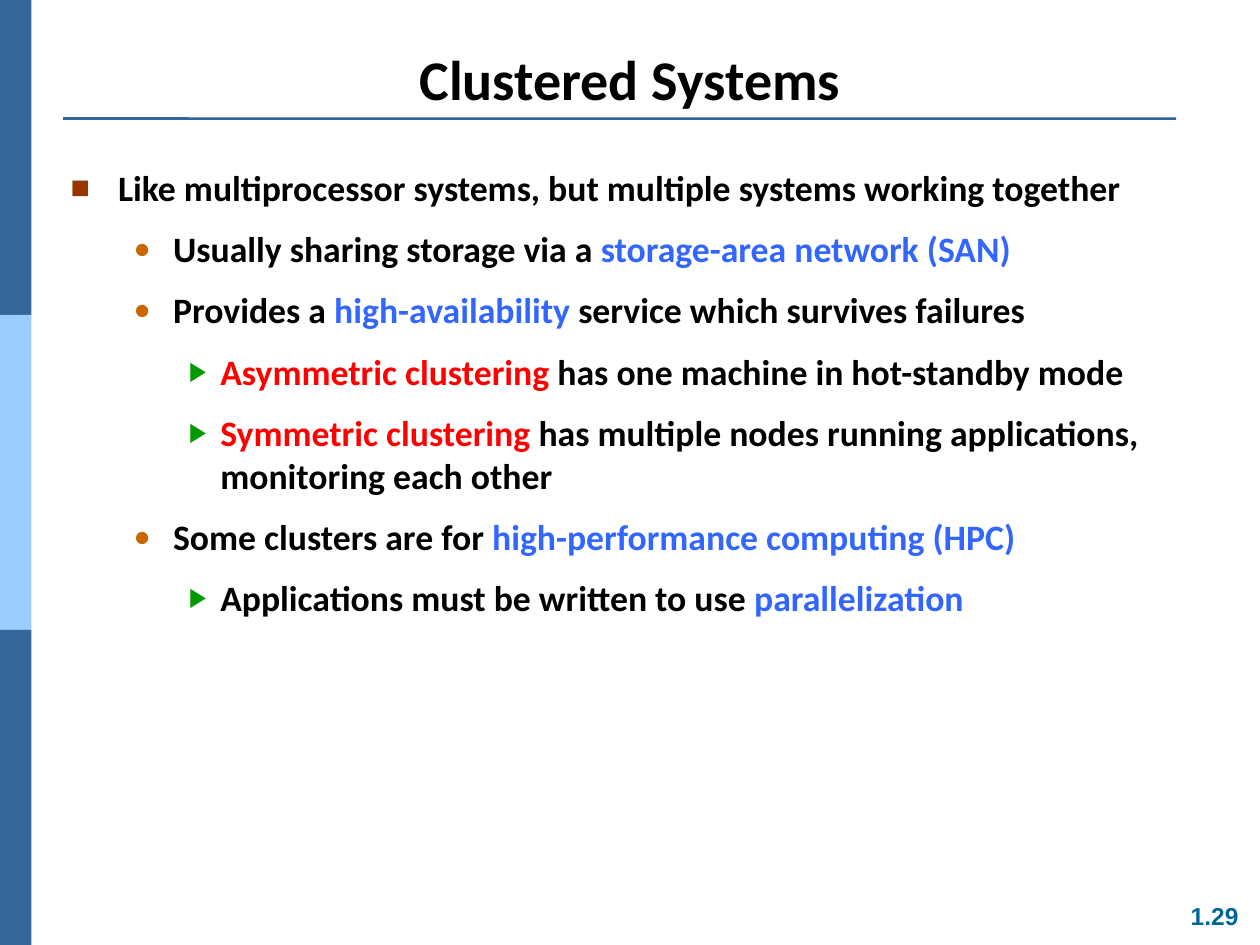
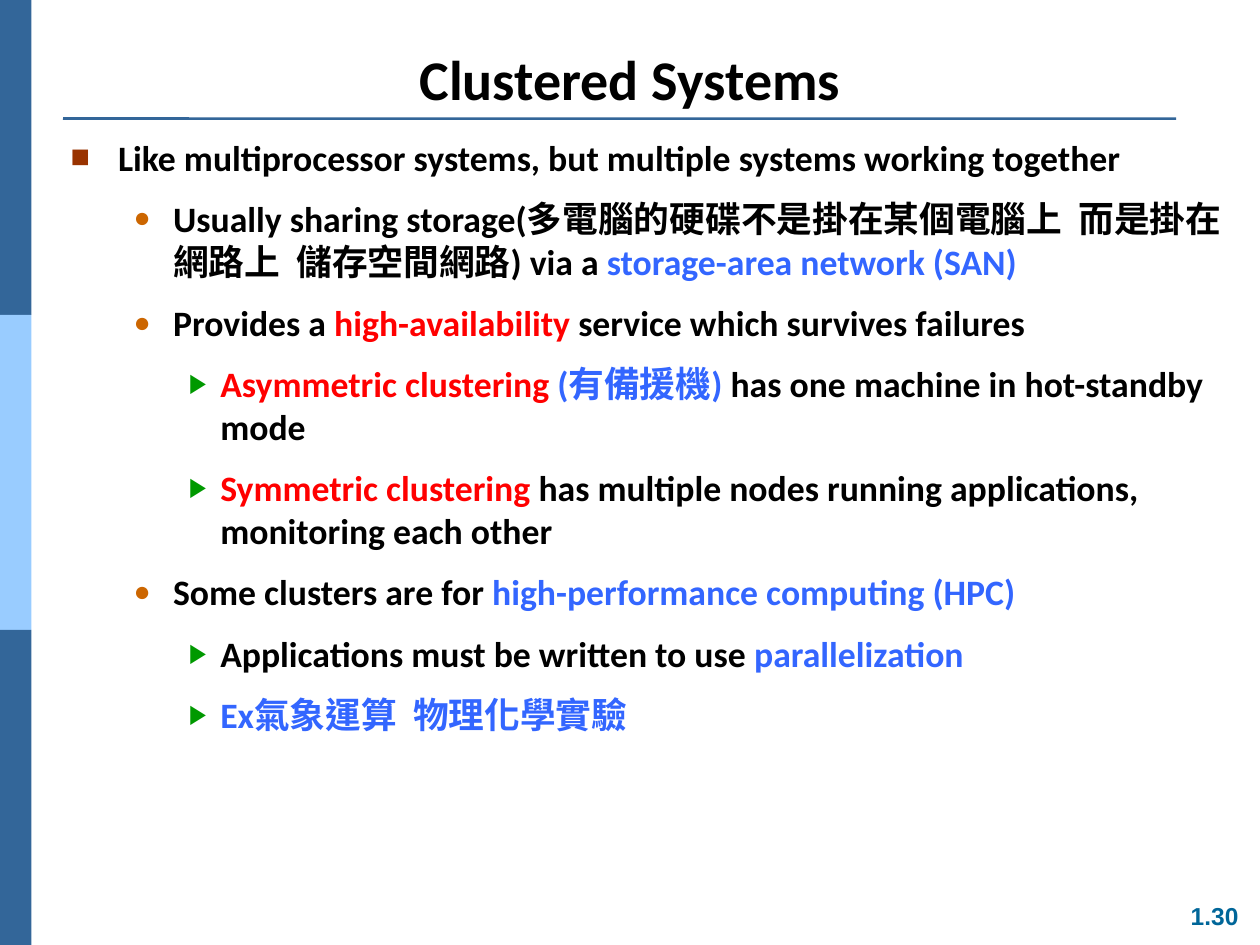
Before and after one commit to Yang09701194/OS_Learning, a slide deck: slide 30 of ch01.ppt (slide 29 before the commit). Drawn at 1260x945 pixels with LibreOffice and Linux fonts; fonts in the diff are those of the drawing. Boxes give left, top, right and bottom in pixels: in the first picture for what was removed or moved away, otherwise in the second. Text is boxed around its words. In the diff, an @@ line names an element or a change of style, - is before the commit and + after.

```diff
--- a/ch01.ppt
+++ b/ch01.ppt
@@ text "Like multiprocessor systems, but multiple ...": place and size @@
-text "Like multiprocessor systems, but multiple ..." at (118,176,1138,617)
+text "Like multiprocessor systems, but multiple ..." at (118,146,1222,732)
@@ text at (173,201,1222,281): text changed @@
-  ● Usually sharing storage via a storage-area network (SAN)
+  ● Usually sharing storage(多電腦的硬碟不是掛在某個電腦上 而是掛在網路上 儲存空間網路) via a storage-area network (SAN)
@@ text at (173,311,1024,342): text colour #3366FF to #FF0000 in "high-availability" @@
@@ text at (220,368,1203,441): text changed @@
-    ▶ Asymmetric clustering has one machine in hot-standby mode
+    ▶ Asymmetric clustering (有備援機) has one machine in hot-standby mode
@@ text at (220,697,627,732): paragraph added @@
+    ▶ Ex氣象運算 物理化學實驗
@@ page number at (1191,908,1239,926): text changed @@
-1.29
+1.30
```
Also in this commit, not shown: 5 other slides changed, 2 slides added.
